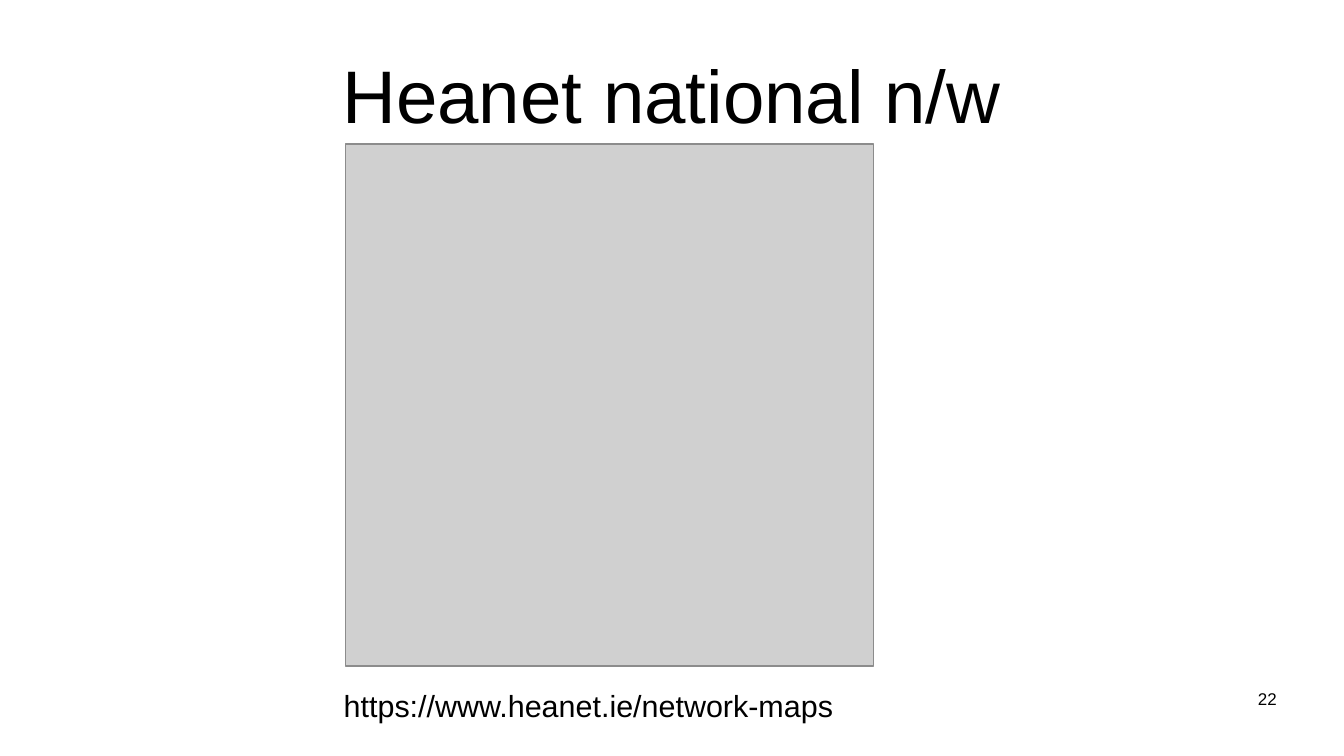
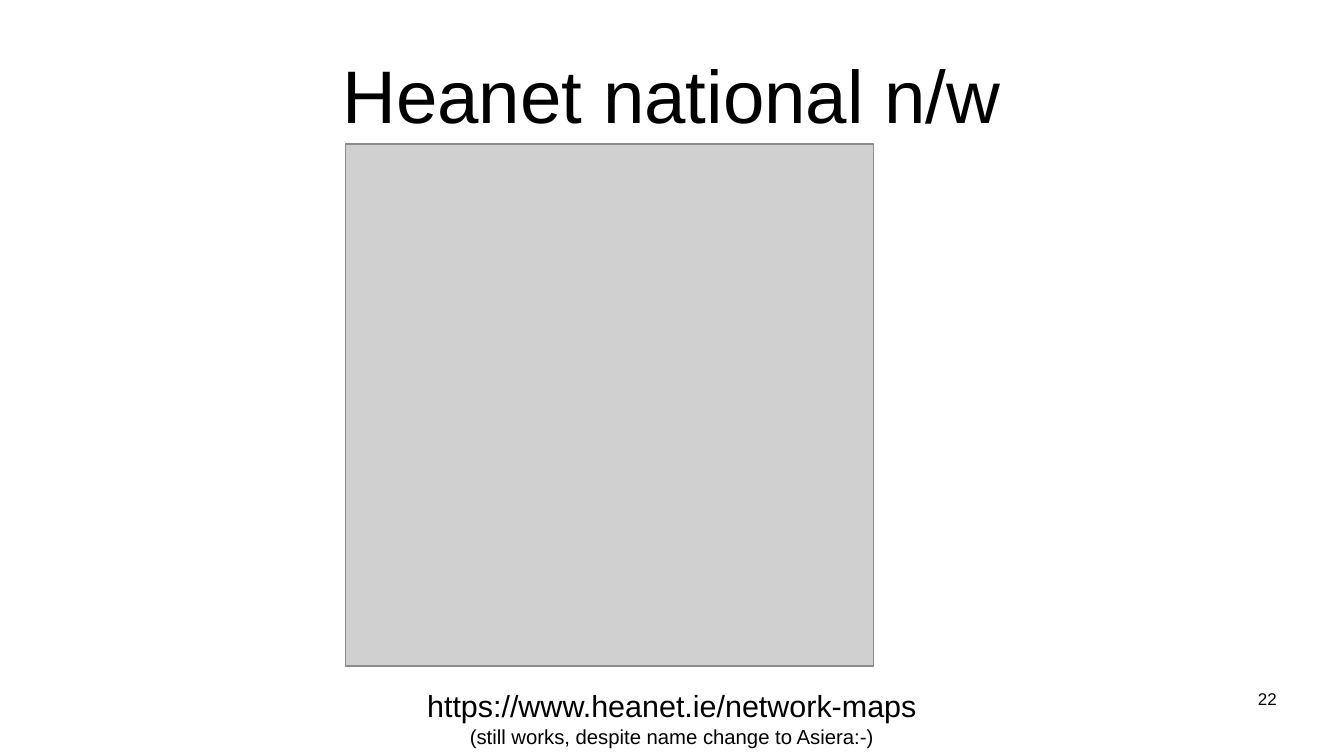
Before and after one commit to sftcd/witidtm, a slide deck: slide 22 of lectures/2026-2027/100-intro.odp. Drawn at 1344x756 pixels with LibreOffice and Linux fonts; fonts in the diff are those of the drawing; grey boxes stand for pictures. Boxes give left, top, right and bottom in pixels: in the first picture for what was removed or moved away, otherwise in the second. Text is boxed around its words. In the diff, an @@ line names an element or a change of style, - is before the commit and + after.

```diff
--- a/lectures/2026-2027/100-intro.odp
+++ b/lectures/2026-2027/100-intro.odp
@@ text at (427, 695, 916, 749): text changed; size 18 to 12 pt @@
-https://www.heanet.ie/network-maps
+https://www.heanet.ie/network-maps
+(still works, despite name change to Asiera:-)
```
Also in this commit, not shown: 15 other slides changed, 3 slides removed, 3 other files.
